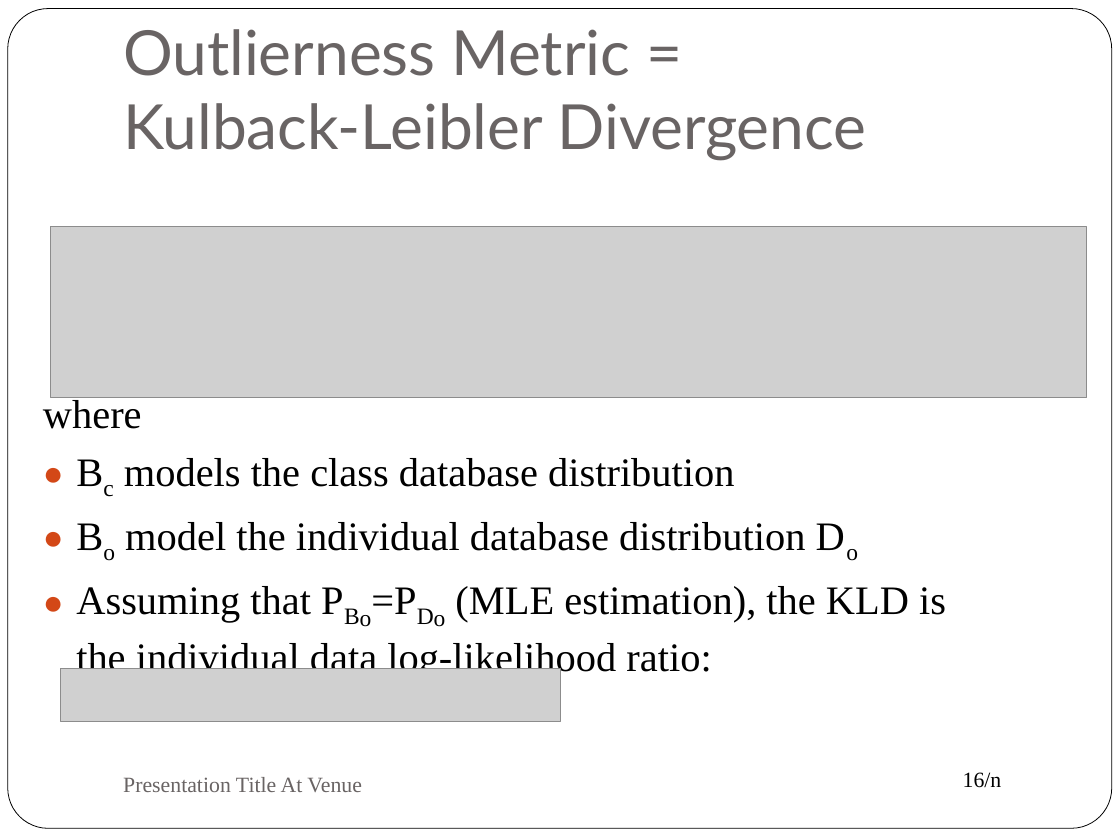
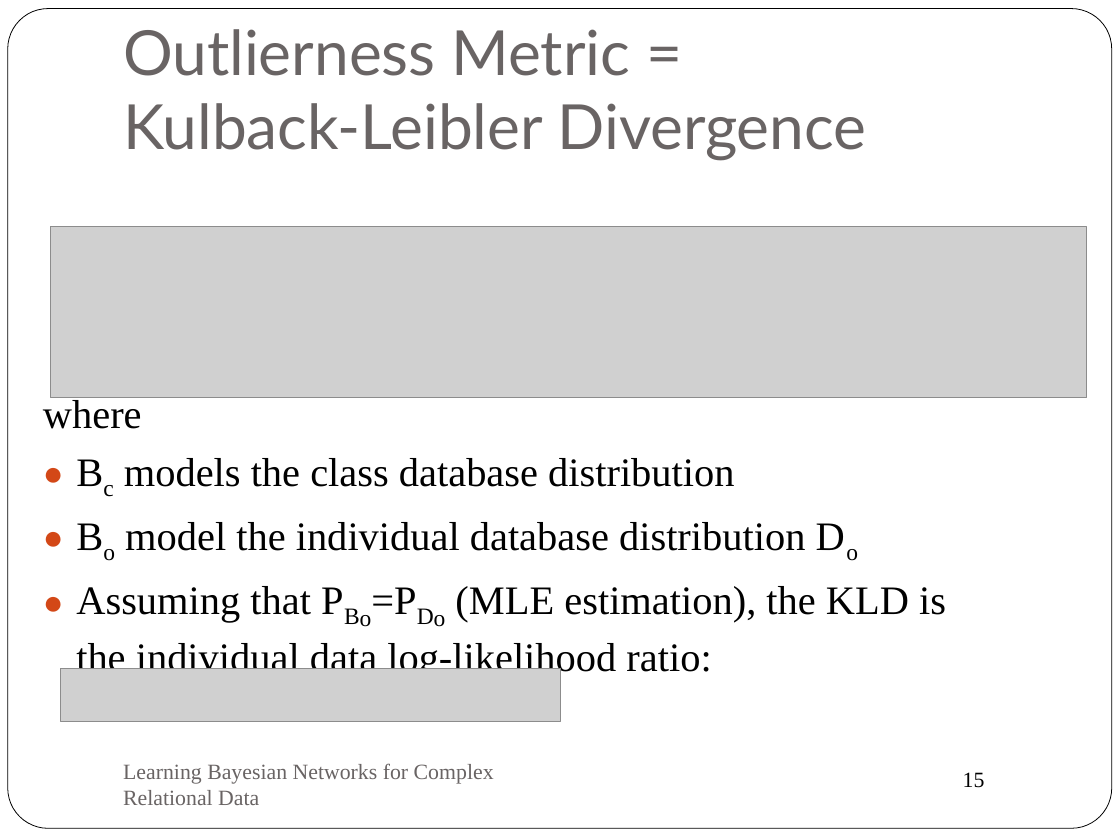
Before and after one commit to oschulte/srl-tutorial-slides, a slide deck: slide 15 of ch6-anomaly.pptx (slide 16 before the commit). Drawn at 1120x840 pixels with LibreOffice and Linux fonts; fonts in the diff are those of the drawing; grey boxes stand for pictures. Boxes give left, top, right and bottom in pixels: in the first picture for what was removed or moved away, otherwise in the second. Text is boxed around its words. In the diff, an @@ line names an element or a change of style, - is before the commit and + after.

```diff
--- a/ch6-anomaly.pptx
+++ b/ch6-anomaly.pptx
@@ text at [123,763,494,805]: text changed @@
-Presentation Title At Venue
+Learning Bayesian Networks for Complex Relational Data
@@ page number at [963,772,985,788]: text changed @@
-16/n
+15
```
Also in this commit, not shown: 19 other slides changed, 2 slides added, 4 slides removed.
